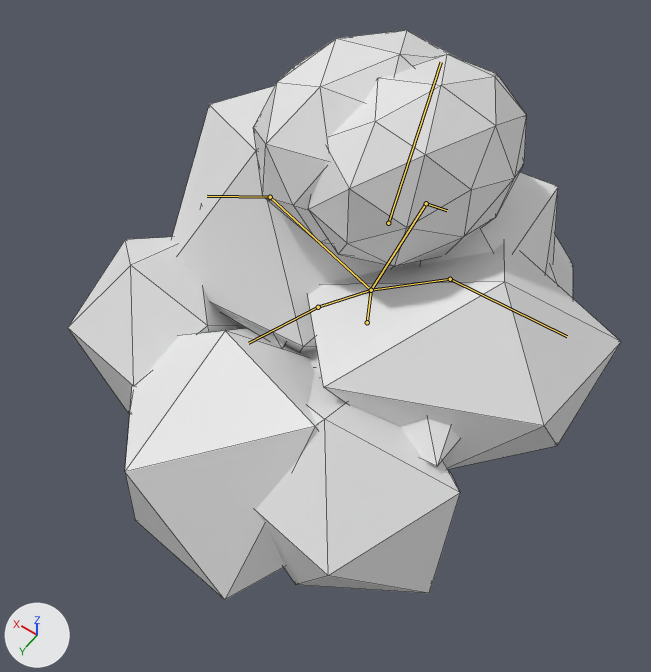
Two versions of the Blender file LD52/Assets/Models/World/Plum.blend, one commit apart.
Both versions are drawn from a 50 mm lens placed at (-2.59, 3.86, 5.79), pointed at (-0.35, 0.72, 0.86). The axes (+X, +Y, +Z) are drawn at lower left. The lights are the same throughout. Both versions are drawn at frame 45 of the action 'ArmatureAction'; the numbers are the values there. The bones that bend it are drawn over the model as lines. Mesh edges are drawn as thin lines.
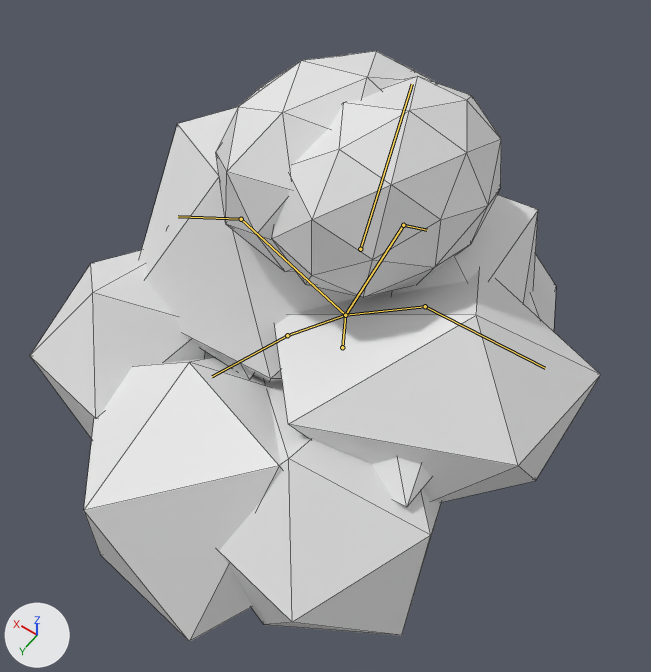
What differs and where, as boxes [x1, y1, x2, y2] in the pictures (651 x 672 px):
```json
{"object": "Icosphere.001", "change": "posed", "before": [68, 86, 621, 600], "after": [30, 107, 601, 642]}
{"object": "Icosphere", "change": "posed", "before": [253, 30, 527, 266], "after": [216, 51, 501, 297]}
{"bone": "root", "before": "(367, 322) to (371, 290)", "after": "(342, 347) to (345, 315)"}
```

The change, as JSON lines over the scene's bpy script:
```json
{"block": "bone_root", "where": "bone_root = bpy.data.objects['Armature'].pose.bones['root']"}
{"op": "set", "path": "bone_root.location", "old": "(-0.159, 0.007, 0.136)", "new": "(-0.166, 0.066, -0.23)"}
```
